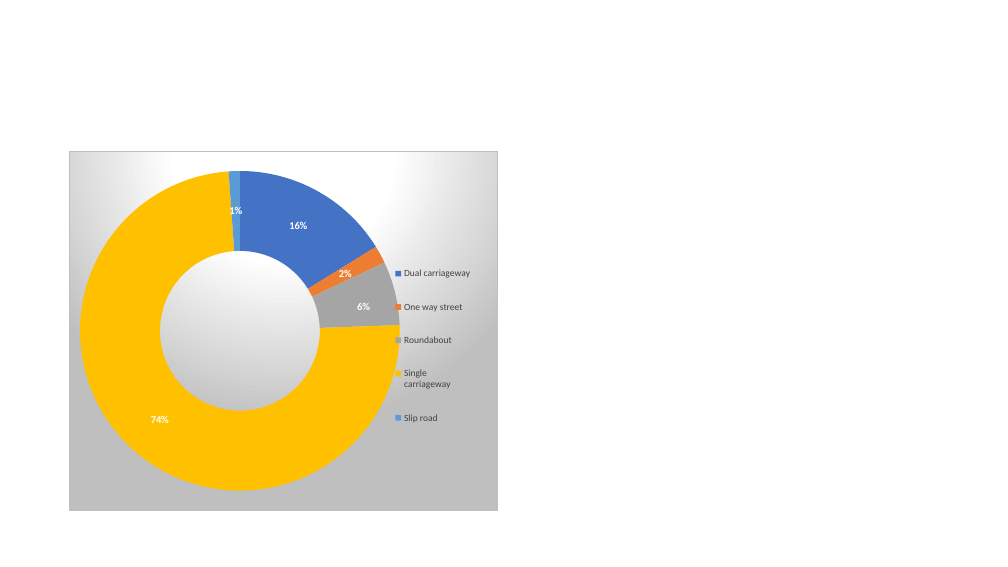
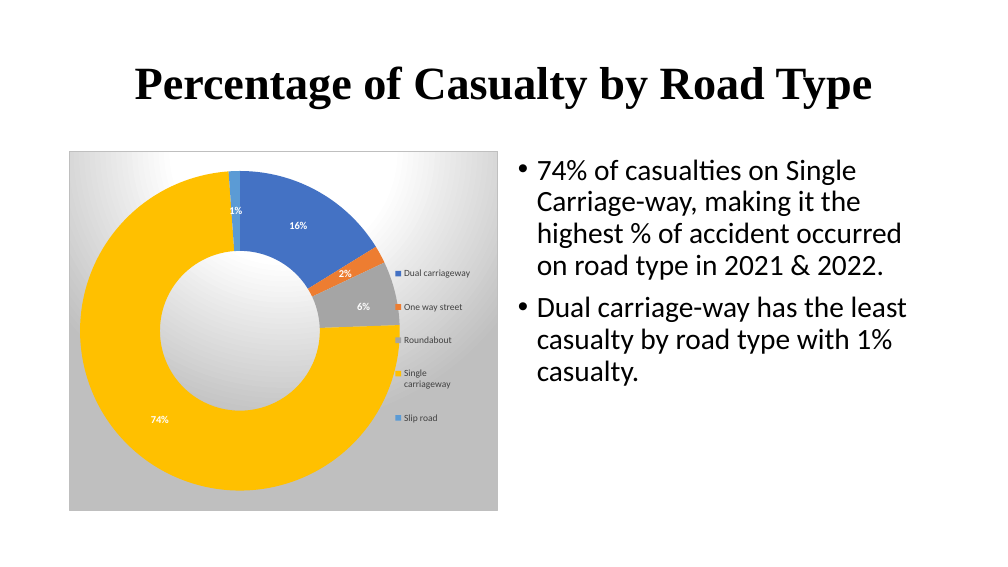
Before and after one commit to Amy2220/Amy_Projects, a slide deck: slide 7 of Road_Accident_Analysis/Road_Accident_Data.pptx (slide 8 before the commit). Drawn at 1008x567 pixels with LibreOffice and Linux fonts; fonts in the diff are those of the drawing. Boxes give left, top, right and bottom in pixels: in the first picture for what was removed or moved away, otherwise in the second. Text is boxed around its words. In the diff, an @@ line names an element or a change of style, - is before the commit and + after.

```diff
--- a/Road_Accident_Analysis/Road_Accident_Data.pptx
+++ b/Road_Accident_Analysis/Road_Accident_Data.pptx
@@ title added at bbox=[135, 66, 873, 109], 44 pt, text #000000, bold @@
+Percentage of Casualty by Road Type
@@ text added at bbox=[537, 159, 907, 386], 28 pt, text #000000 @@
+• 74% of casualties on Single Carriage-way, making it the highest % of accident occurred on road type in 2021 & 2022.
+• Dual carriage-way has the least casualty by road type with 1% casualty.
```
Also in this commit, not shown: 4 other slides changed, 1 slide removed, 6 other files.
